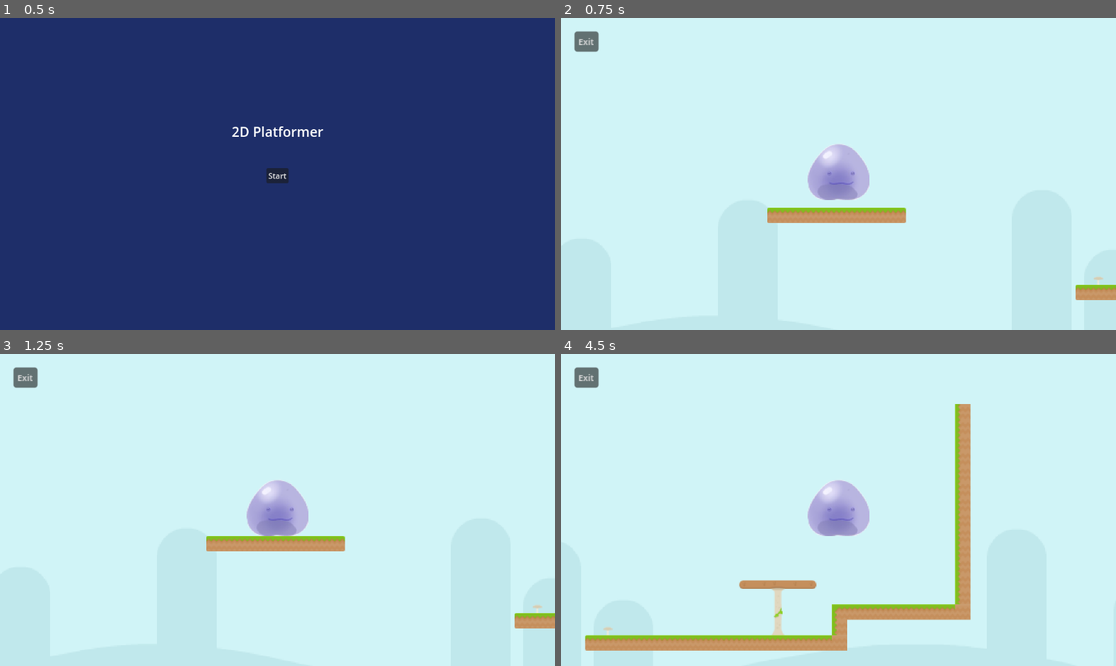
Above: before the commit, frames 1-4 (two rows, left to right).
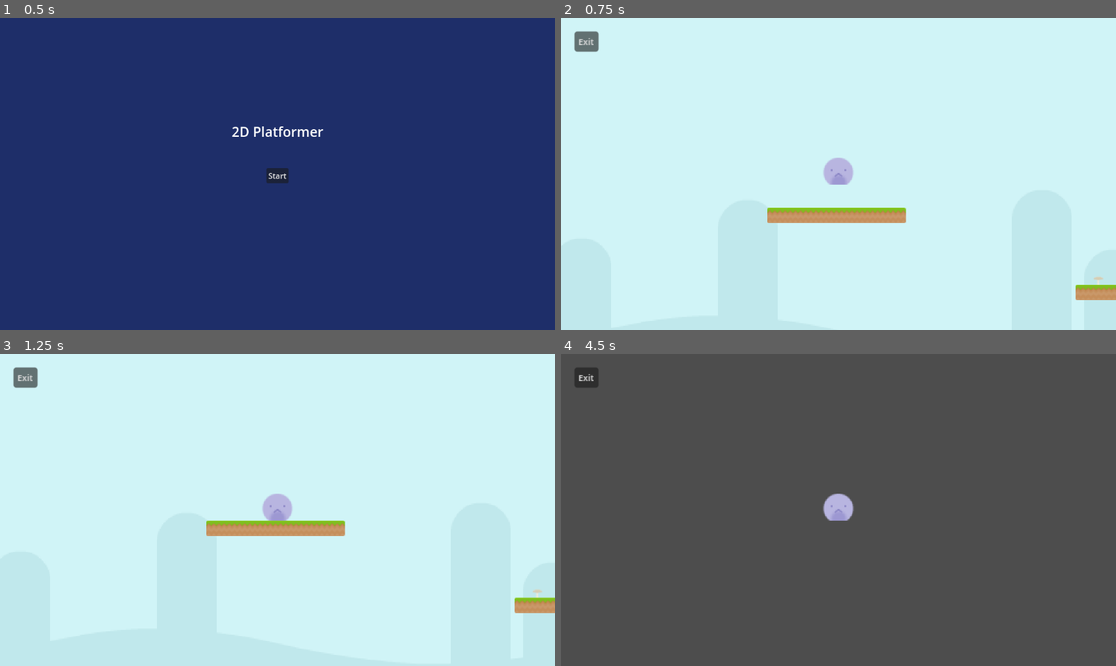
Above: after the commit, the same moments.

Repository: alisha356/Major-Project
Game: Godot game, scene res://main_menu.tscn
Two runs of this game, one before a commit and one after it. Both use one fixed random seed, a clock stepped at 60 frames per second and the inputs below.
Inputs:
- Up to frame 1 (0.5 s): no input
- Up to frame 2 (0.75 s): click "Start" at 0.5 s
- Up to frame 3 (1.25 s): no input
- Up to frame 4 (4.5 s): tap Enter at 1.25 s; hold Right (move_right) 1.28-2.78 s; tap W (jump) at 1.35, 1.52, 1.82, 2.1, 2.27, 2.57, 2.85, 3.6, 3.77, 4.07, 4.35 s; hold Left (move_left) 2.78-3.53 s; hold Right (move_right) from 3.53 s (still down)

Frame 1 is identical in both runs. In frame 2, 1.4% of the frame differs, in the area x 44-56%, y 40-59%; in frame 3, 4.2%; in frame 4, 100%, in the area x 0-100%, y 0-100%.

Commit message:
Player Size
Changed the player to be smaller (I drew the slime)

Diff:
--- /dev/null
+++ b/CharacterBody2D.gd
@@ -0,0 +1,28 @@
+extends CharacterBody2D
+
+
+const SPEED = 300.0
+const JUMP_VELOCITY = -400.0
+
+# Get the gravity from the project settings to be synced with RigidBody nodes.
+var gravity: int = ProjectSettings.get_setting("physics/2d/default_gravity")
+
+
+func _physics_process(delta: float):
+	# Add the gravity.
+	if not is_on_floor():
+		velocity.y += gravity * delta
+
+	# Handle jump.
+	if Input.is_action_just_pressed("jump") and is_on_floor():
+		velocity.y = JUMP_VELOCITY
+
+	# Get the input direction and handle the movement/deceleration.
+	# As good practice, you should replace UI actions with custom gameplay actions.
+	var direction := Input.get_axis("move_left", "move_right")
+	if direction:
+		velocity.x = direction * SPEED
+	else:
+		velocity.x = move_toward(velocity.x, 0, SPEED)
+
+	move_and_slide()
--- a/level_1.tscn
+++ b/level_1.tscn
@@ -403,15 +403,15 @@
 sources/3 = SubResource("TileSetAtlasSource_wi6hi")
 sources/4 = SubResource("TileSetAtlasSource_cqfbk")
 
-[sub_resource type="AtlasTexture" id="AtlasTexture_qp3j1"]
+[sub_resource type="AtlasTexture" id="AtlasTexture_p0ayu"]
 atlas = ExtResource("7_w2v7f")
-region = Rect2(0, 0, 64, 64)
+region = Rect2(0, 0, 32, 32)
 
 [sub_resource type="SpriteFrames" id="SpriteFrames_cgya6"]
 animations = [{
 "frames": [{
 "duration": 1.0,
-"texture": SubResource("AtlasTexture_qp3j1")
+"texture": SubResource("AtlasTexture_p0ayu")
 }],
 "loop": true,
 "name": &"Idle",
@@ -419,8 +419,8 @@
 }]
 
 [sub_resource type="CapsuleShape2D" id="CapsuleShape2D_sp1ic"]
-radius = 27.9999
-height = 64.0
+radius = 14.0
+height = 30.0002
 
 [node name="Level 1" type="Node2D"]
 script = ExtResource("1_yrobd")
@@ -468,7 +468,7 @@
 animation = &"Idle"
 
 [node name="CollisionShape2D" type="CollisionShape2D" parent="Player"]
-position = Vector2(312, 216)
+position = Vector2(312, 214)
 rotation = -1.57069
 shape = SubResource("CapsuleShape2D_sp1ic")
 
Binary file changed: Assets/Idle.png
Not shown, changed: Assets/Idle.png.import
Not shown: 1 places in level_1.tscn that only renumber resources
